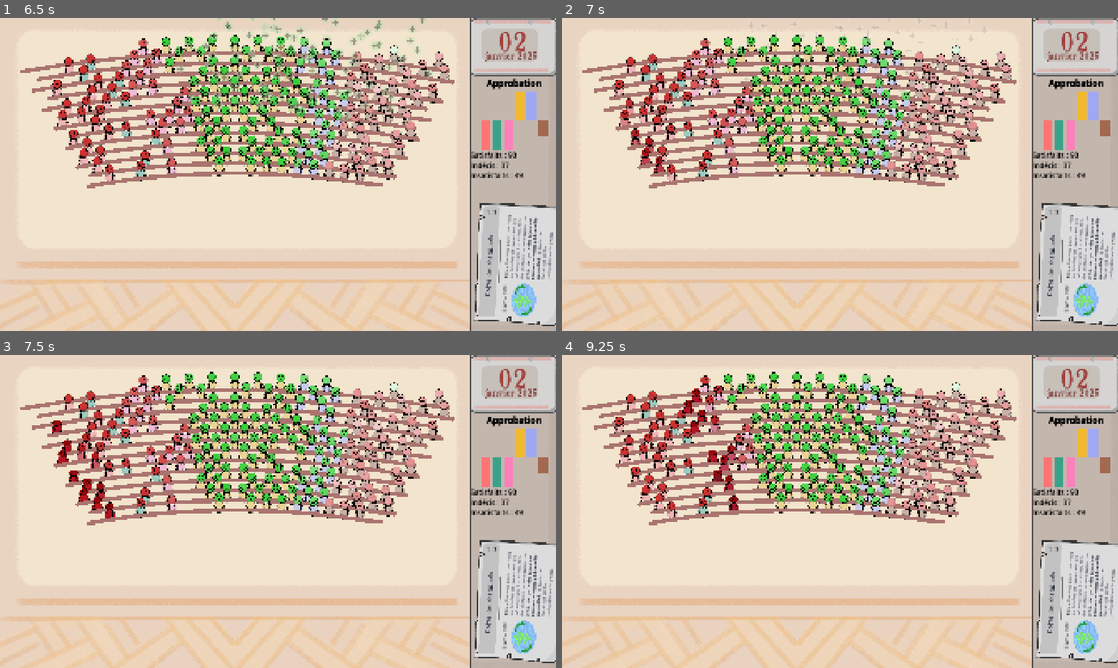
Above: before the commit, frames 1-4 (two rows, left to right).
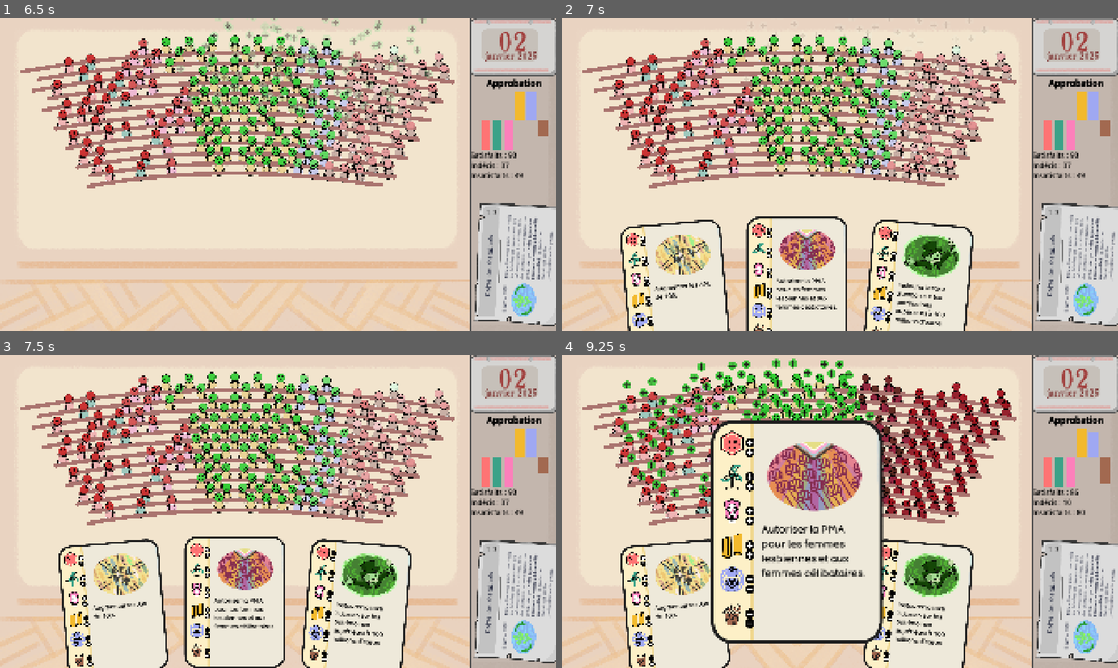
Above: after the commit, the same moments.

Repository: remimorvan/assemblee-nationale-simulator
Game: Godot game, scene res://scenes/game.tscn
Same seed, same stepped clock (60 frames per second), same inputs: the game is played once before the commit and once after it.
Inputs (mouse positions are in pixels of both pictures, inside the frame that each line leads up to):
- Up to frame 1 (6.5 s): tap Enter at 0.5 s; move the mouse to (511, 118) at 0.52 s; click (511, 118) at 0.67 s; tap Space at 1.25 s; move the mouse to (278, 174) at 1.27 s; click (278, 174) at 1.42 s; move the mouse to (111, 271) at 2.02 s; click (111, 271) at 2.17 s; move the mouse to (233, 265) at 2.77 s; click (233, 265) at 2.92 s; move the mouse to (333, 271) at 3.52 s; click (333, 271) at 3.67 s; move the mouse to (111, 127) at 4.27 s; click (111, 127) at 4.42 s; move the mouse to (355, 271) at 5.02 s; click (355, 271) at 5.17 s; move the mouse to (194, 96) at 5.77 s; click (194, 96) at 5.92 s
- Up to frame 2 (7 s): move the mouse to (962, 158) at 6.52 s; click (962, 158) at 6.67 s
- Up to frame 3 (7.5 s): move the mouse to (166, 527) at 7.27 s; click (166, 527) at 7.42 s
- Up to frame 4 (9.25 s): move the mouse to (895, 442) at 8.02 s; click (895, 442) at 8.17 s; move the mouse to (812, 574) at 8.77 s; click (812, 574) at 8.92 s

Frame 1 is identical in both runs. In frame 2, 17% of the frame differs, in the area x 10-74%, y 25-100%; in frame 3, 19%; in frame 4, 35%, in the area x 9-99%, y 1-100%.

Commit message:
fix nb days

Diff:
--- a/scripts/player.gd
+++ b/scripts/player.gd
@@ -14,7 +14,7 @@
 var rng = RandomNumberGenerator.new()
 var special_event # string or null
 var declared_special_event_this_turn: bool = false
-const nb_days_before_vote: int = 2
+const nb_days_before_vote: int = 6
 var last_card_changed: int = 0
 var is_journal_showed: bool = true
 var lock: bool = false # Prevent player from playing an unbounded number of card
Not shown: 1 places in scenes/card.tscn that only renumber resources
Not shown: 1 places in scenes/game.tscn that only renumber resources
Not shown: 1 places in scenes/hemicycle.tscn that only renumber resources
Not shown: 1 places in scenes/journal.tscn that only renumber resources
Not shown: 1 places in scenes/mp.tscn that only renumber resources
Not shown: 1 places in scenes/player.tscn that only renumber resources
Not shown: 1 places in scenes/victory_screen.tscn that only renumber resources
